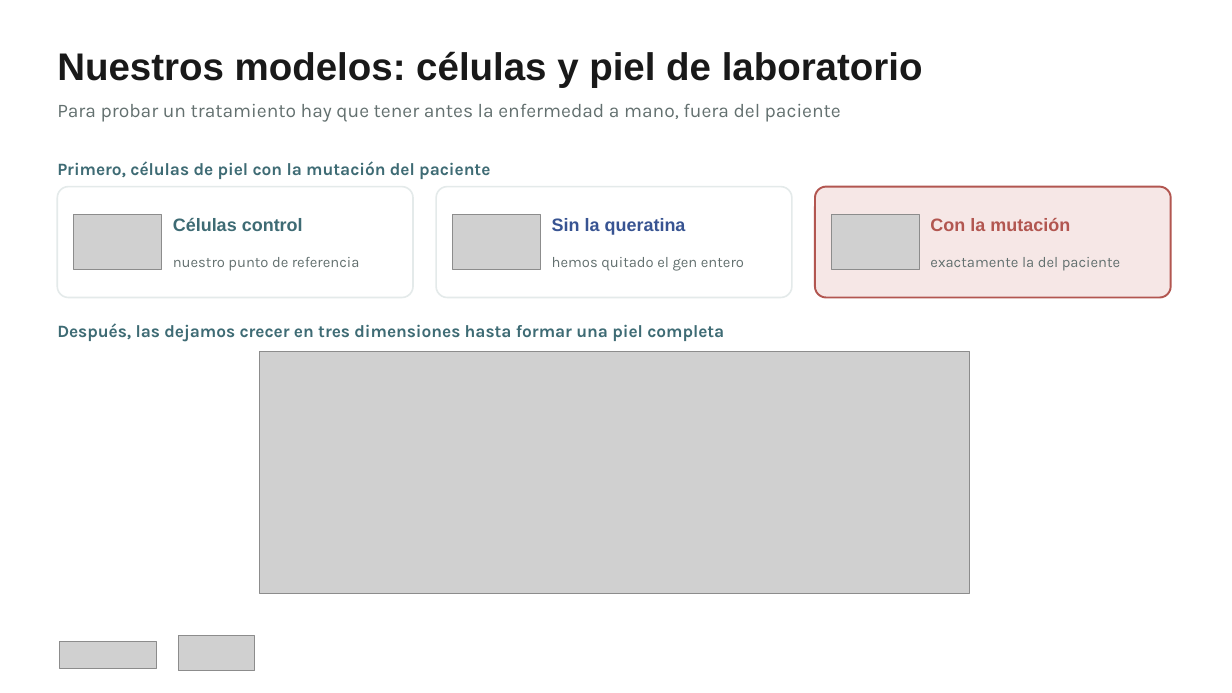
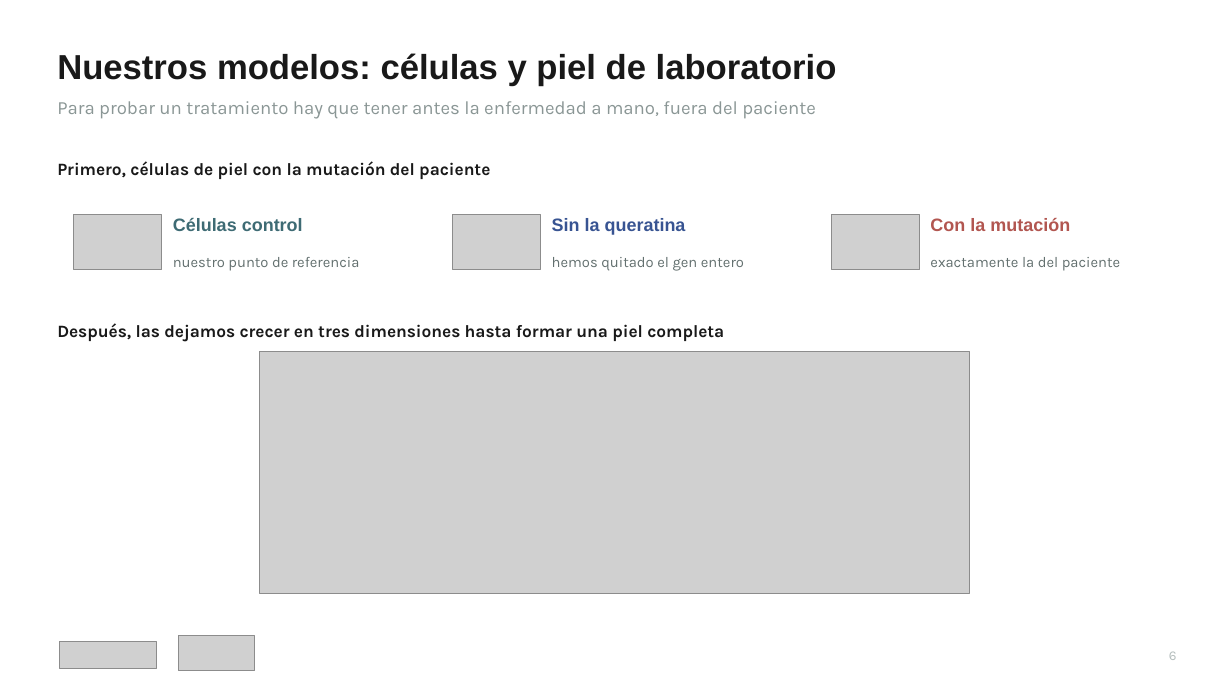
Before and after one commit to mariazubilase-wq/tesis, a slide deck: slide 7 of Ictiosis_epidermolitica_pacientes_20min.pptx. Drawn at 1232x693 pixels with LibreOffice and Linux fonts; fonts in the diff are those of the drawing; grey boxes stand for pictures. Boxes give left, top, right and bottom in pixels: in the first picture for what was removed or moved away, otherwise in the second. Text is boxed around its words. In the diff, an @@ line names an element or a change of style, - is before the commit and + after.

```diff
--- a/Ictiosis_epidermolitica_pacientes_20min.pptx
+++ b/Ictiosis_epidermolitica_pacientes_20min.pptx
@@ text "Nuestros modelos: células y piel ..." at (x1=57, y1=53, x2=837, y2=86): size 30 to 27 pt @@
@@ text "Para probar un tratamiento hay ..." at (x1=57, y1=101, x2=816, y2=119): size 15 to 14.5 pt, text colour #63706F to #8A9695 @@
@@ text "Primero, células de piel con ..." at (x1=57, y1=161, x2=490, y2=179): text colour #3E6B74 to #191919 @@
@@ rounded rectangle removed at (x1=57, y1=187, x2=413, y2=298) @@
@@ rounded rectangle removed at (x1=436, y1=187, x2=792, y2=298) @@
@@ rounded rectangle removed at (x1=815, y1=187, x2=1171, y2=298) @@
@@ text "Después, las dejamos crecer en ..." at (x1=57, y1=323, x2=724, y2=342): text colour #3E6B74 to #191919 @@
@@ text added at (x1=1169, y1=652, x2=1177, y2=660), 10.5 pt, text #B5BEBD @@
+6
```
Also in this commit, not shown: 16 other slides changed, 1 other file.
